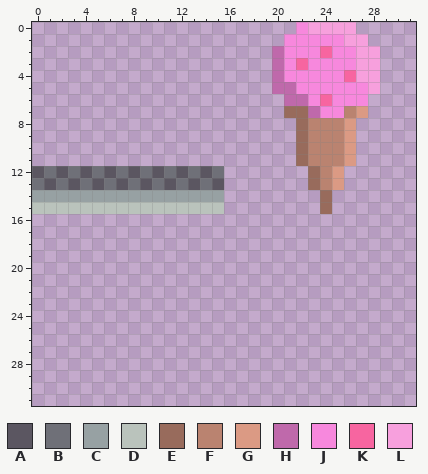
Two versions of one pixel-art file, slick-game/assets/icecream.aseprite. Above is the file before it was changed.
32x32 pixels, 1 frame.
Palette (. is transparent): A #5b5661  B #6f7078  C #97a1a3  D #bac3bc  E #986b5c  F #ba8370  G #db9a84  H #bf69ab  J #f788dd  K #f765a0  L #f7a0dd
Pixels before, first column x 0:
 0 ......................JLLLL..
 1 .....................JJJJJLL.
 2 ....................HJJJKJJLL
 3 ....................HJKJJJJLL
 4 ....................HJJJJJKLL
 5 ....................HHJJJJJJL
 6 .....................HHJKJJJ.
 7 .....................EEHJJFG.
 8 ......................EFFFG..
 9 ......................EFFFG..
10 ......................EFFFG..
11 ......................EFFFG..
12 ABABABABABABABAB.......EFG...
13 BABABABABABABABA.......EFG...
14 CCCCCCCCCCCCCCCC........E....
15 DDDDDDDDDDDDDDDD........E....
After:
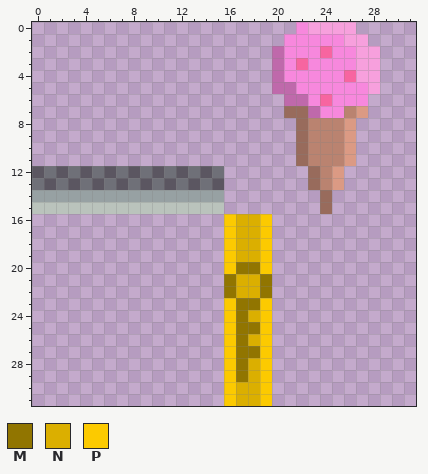
Colours new in this view: M #917500  N #dbaf00  P #fcca00
Edits made:
Changed rows in their new state; - is an unchanged pixel.
first column x 16:
16 PNNP
17 PNNP
18 PNNP
19 PNNP
20 PMMP
21 MNNM
22 MNNM
23 PMMP
24 PMNP
25 PMMP
26 PMNP
27 PMMP
28 PMNP
29 PMNP
30 PNNP
31 PNNP
Where, in picture pixels (left, top, right, bottom), the same in both pictures:
added: (224, 214, 272, 406)
